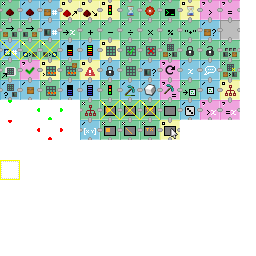
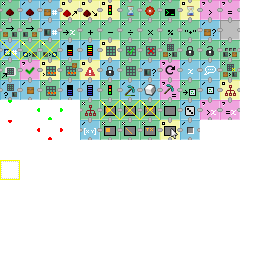
Layers edited between the first and the second 256×256 image:
painted on "icons.png" over left=151, top=84, right=200, bottom=140
